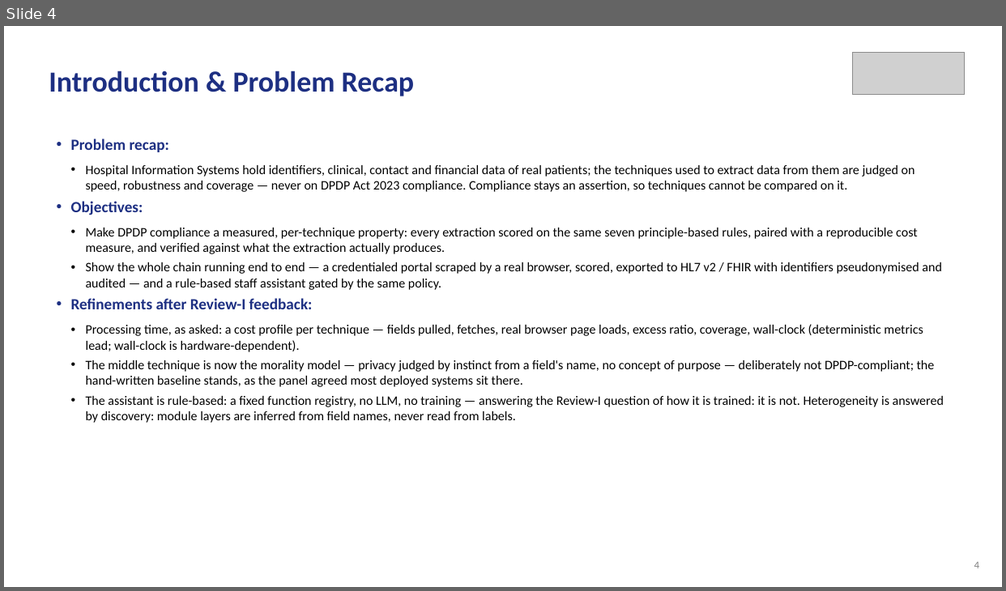
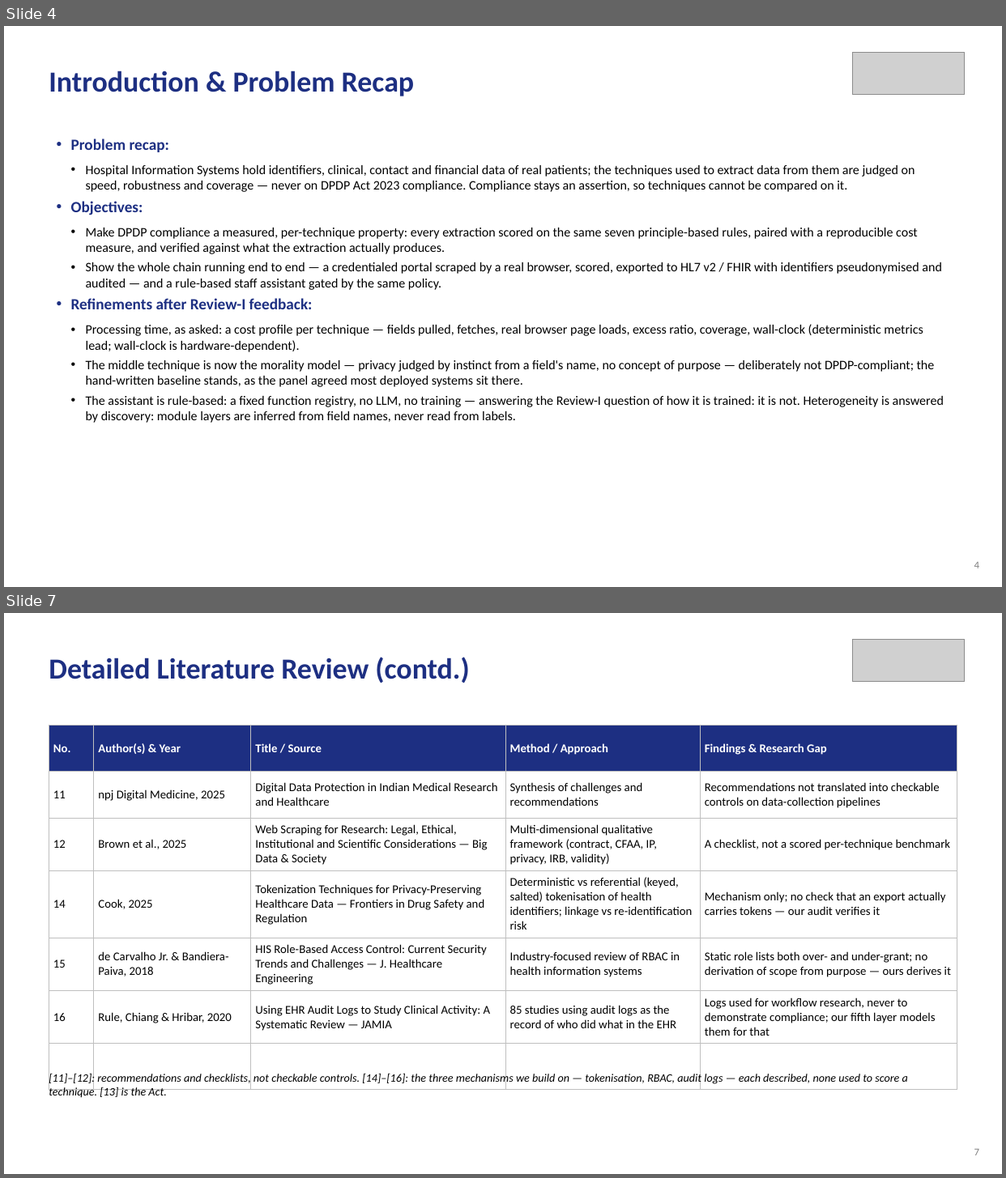
Before and after one commit to aysk1209/his-scraping-dpdp-project, a slide deck: Review-II.pptx. Shown one above the other, each under a label of ours: slide 4 before the commit, slides 4 and 7 after it; the slides between them are not shown. The pictures are 1006x591 and 1006x1178 pixels, drawn with LibreOffice and Linux fonts; fonts in the diff are those of the drawing; grey boxes stand for pictures. Boxes give left, top, right and bottom in pixels: in the first picture for what was removed or moved away, otherwise in the second. Text is boxed around its words. In the diff, an @@ line names an element or a change of style, - is before the commit and + after.

```diff
--- a/Review-II.pptx
+++ b/Review-II.pptx
@@ slide 7 added at [4, 613, 1002, 1174], background #FFFFFF @@
@@ text added at [49, 657, 469, 683], 28 pt, text #1D2F82, bold @@
+Detailed Literature Review (contd.)
@@ picture added at [852, 639, 965, 682] @@
@@ table added at [49, 726, 957, 1050], 7 rows, 5 columns @@
+No. | Author(s) & Year | Title / Source | Method / Approach | Findings & Research Gap
+11 | npj Digital Medicine, 2025 | Digital Data Protection in Indian Medical Research and Healthcare | Synthesis of challenges and recommendations | Recommendations not translated into checkable controls on data-collection pipelines
+12 | Brown et al., 2025 | Web Scraping for Research: Legal, Ethical, Institutional and Scientific Considerations — Big Data & Society | Multi-dimensional qualitative framework (contract, CFAA, IP, privacy, IRB, validity) | A checklist, not a scored per-technique benchmark
+14 | Cook, 2025 | Tokenization Techniques for Privacy-Preserving Healthcare Data — Frontiers in Drug Safety and Regulation | Deterministic vs referential (keyed, salted) tokenisation of health identifiers; linkage vs re-identification risk | Mechanism only; no check that an export actually carries tokens — our audit verifies it
+15 | de Carvalho Jr. & Bandiera-Paiva, 2018 | HIS Role-Based Access Control: Current Security Trends and Challenges — J. Healthcare Engineering | Industry-focused review of RBAC in health information systems | Static role lists both over- and under-grant; no derivation of scope from purpose — ours derives it
+16 | Rule, Chiang & Hribar, 2020 | Using EHR Audit Logs to Study Clinical Activity: A Systematic Review — JAMIA | 85 studies using audit logs as the record of who did what in the EHR | Logs used for workflow research, never to demonstrate compliance; our fifth layer models them for that
+ |  |  |  | 
@@ text added at [49, 1072, 908, 1098], 11 pt, text #000000, italic @@
+[11]–[12]: recommendations and checklists, not checkable controls. [14]–[16]: the three mechanisms we build on — tokenisation, RBAC, audit logs — each described, none used to score a technique. [13] is the Act.
@@ text added at [974, 1149, 979, 1156], 10 pt, text #808080 @@
+7
```
Also in this commit, not shown: 10 slides changed, 4 other files.
